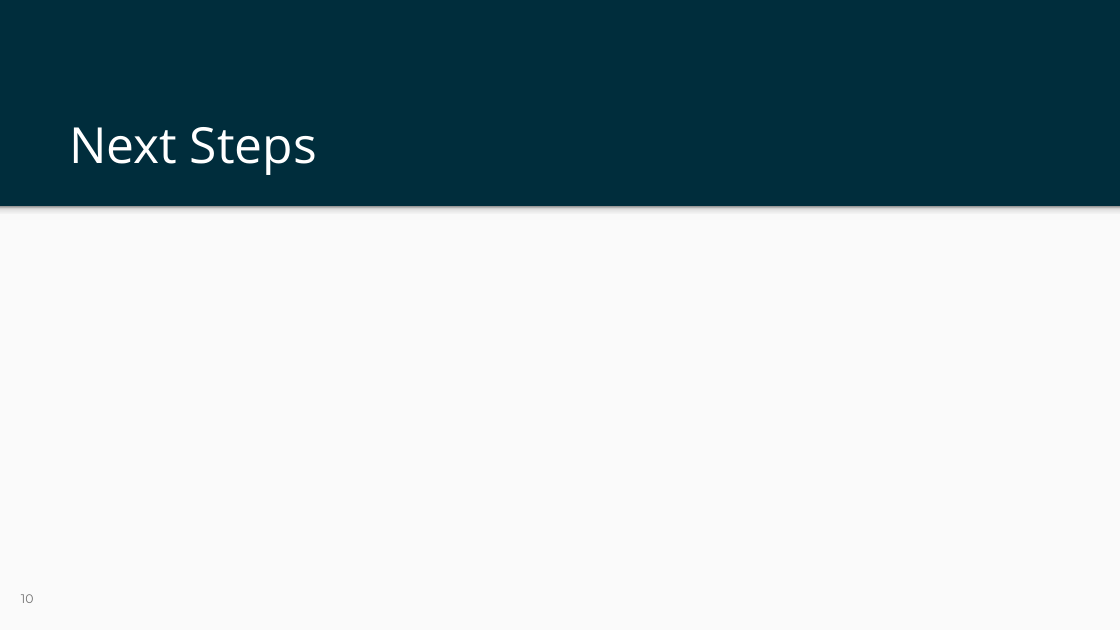
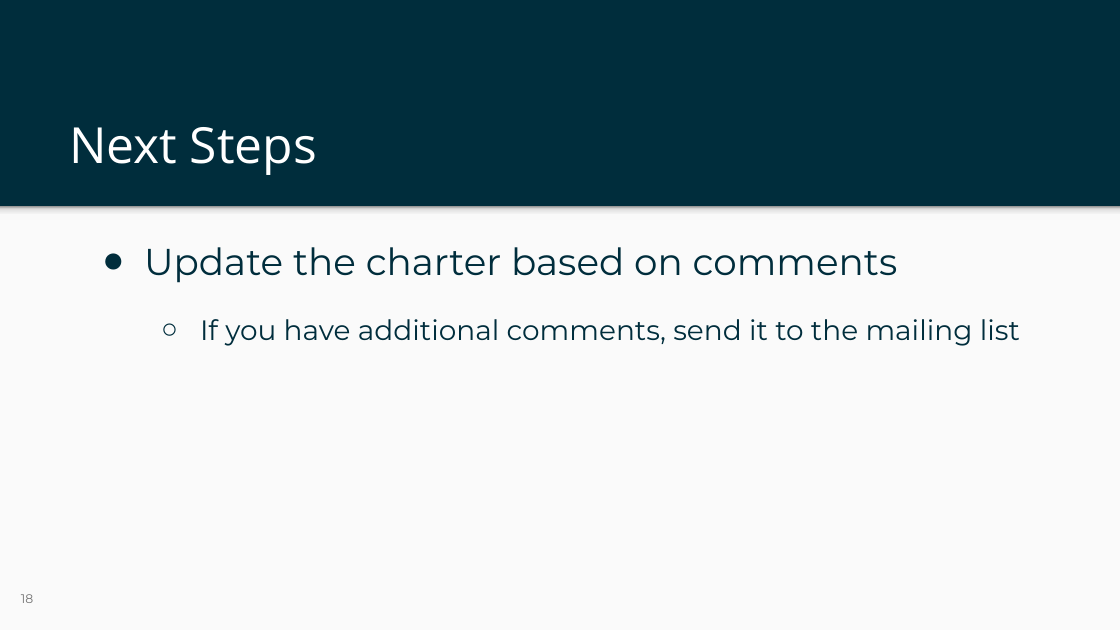
Before and after one commit to Yingzhen-ietf/FANN-charter, a slide deck: slide 18 of ietf-125-fann-slides.pptx (slide 10 before the commit). Drawn at 1120x630 pixels with LibreOffice and Linux fonts; fonts in the diff are those of the drawing; background and template pictures are left out. Boxes give left, top, right and bottom in pixels: in the first picture for what was removed or moved away, otherwise in the second. Text is boxed around its words. In the diff, an @@ line names an element or a change of style, - is before the commit and + after.

```diff
--- a/ietf-125-fann-slides.pptx
+++ b/ietf-125-fann-slides.pptx
@@ text added at bbox=[144, 247, 1020, 346], 18 pt, text #002D3C @@
+● Update the charter based on comments
+  ○ If you have additional comments, send it to the mailing list
```
Also in this commit, not shown: 6 other slides changed, 8 slides added.
